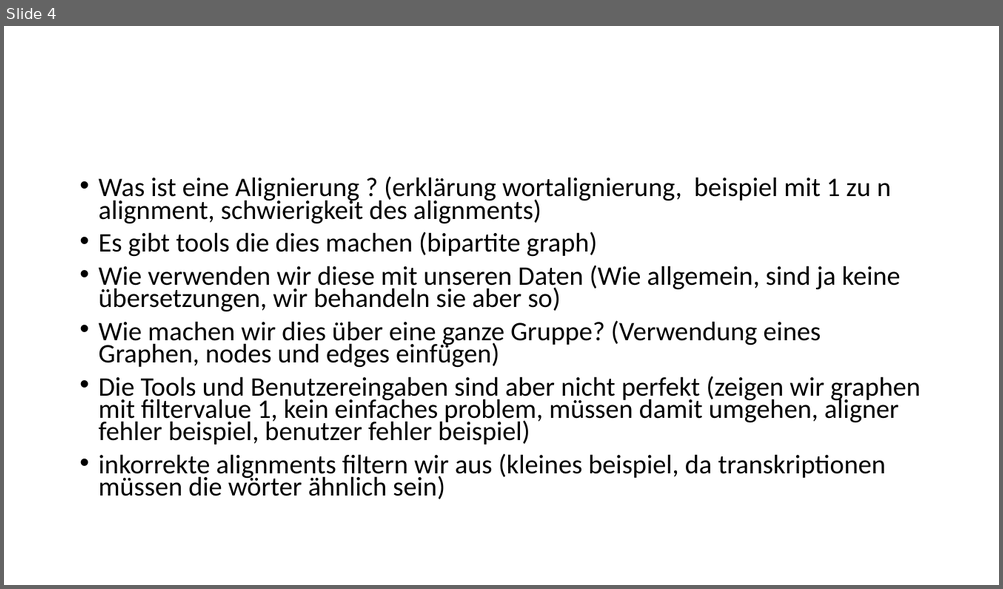
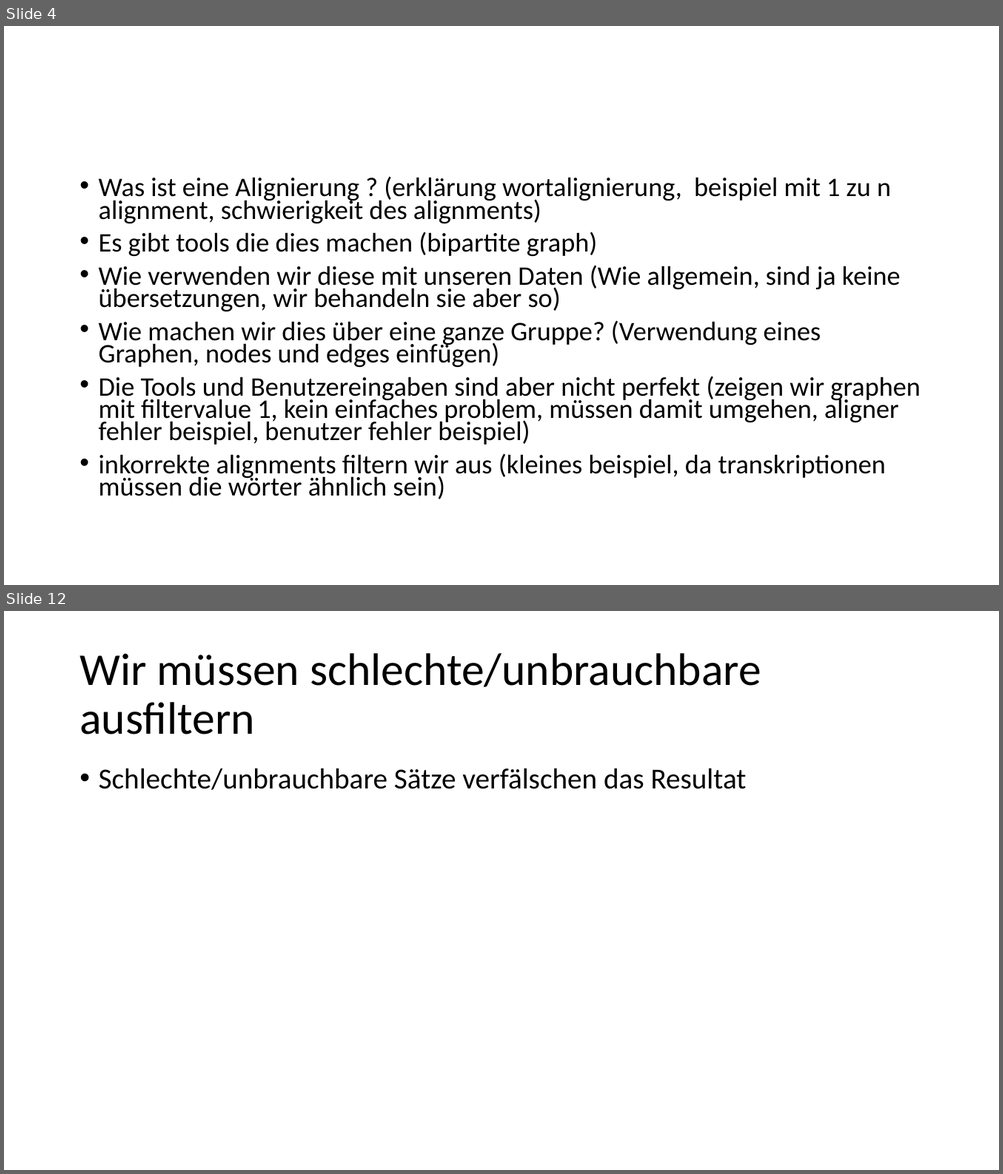
Before and after one commit to 837/ip5-nlp-ch, a slide deck: doc/IP5_Präsentation.pptx. Shown one above the other, each under a label of ours: slide 4 before the commit, slides 4 and 12 after it; the slides between them are not shown. The pictures are 1003x589 and 1003x1174 pixels, drawn with LibreOffice and Linux fonts; fonts in the diff are those of the drawing. Boxes give left, top, right and bottom in pixels: in the first picture for what was removed or moved away, otherwise in the second. Text is boxed around its words. In the diff, an @@ line names an element or a change of style, - is before the commit and + after.

```diff
--- a/doc/IP5_Präsentation.pptx
+++ b/doc/IP5_Präsentation.pptx
@@ slide 12 added at (4, 611, 999, 1170), background #FFFFFF @@
@@ title added at (79, 653, 761, 735), 44 pt, text #000000 @@
+Wir müssen schlechte/unbrauchbare ausfiltern
@@ text added at (99, 768, 746, 790), 28 pt, text #000000 @@
+• Schlechte/unbrauchbare Sätze verfälschen das Resultat
```
Also in this commit, not shown: 8 other slides added, 1 slide removed, 2 other files.
